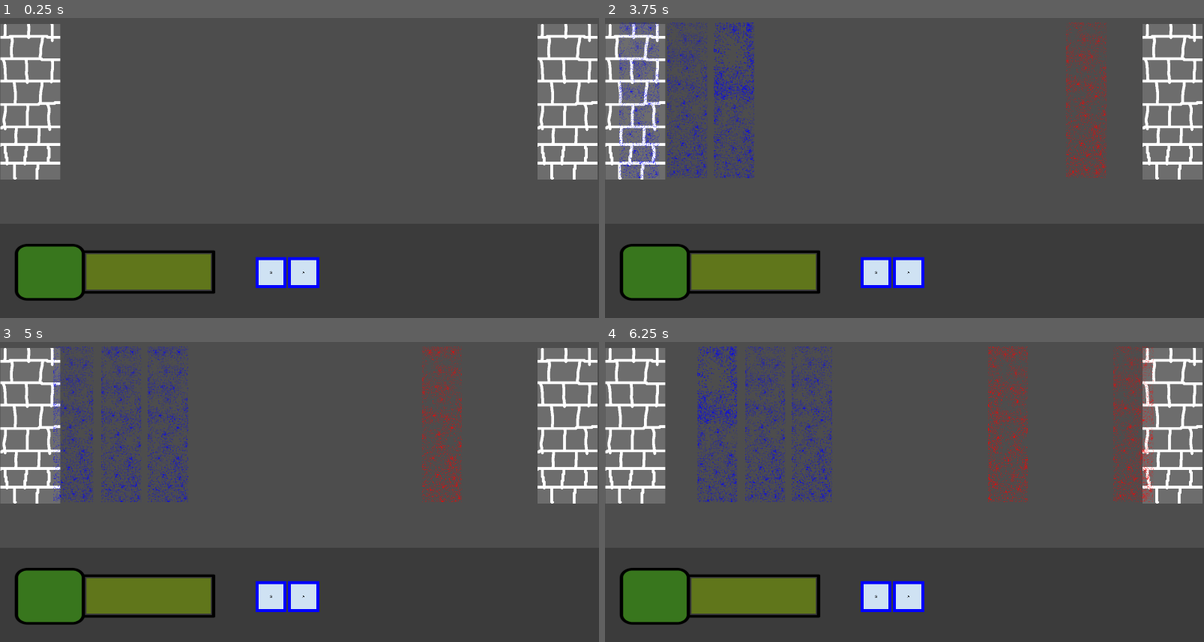
Above: before the commit, frames 1-4 (two rows, left to right).
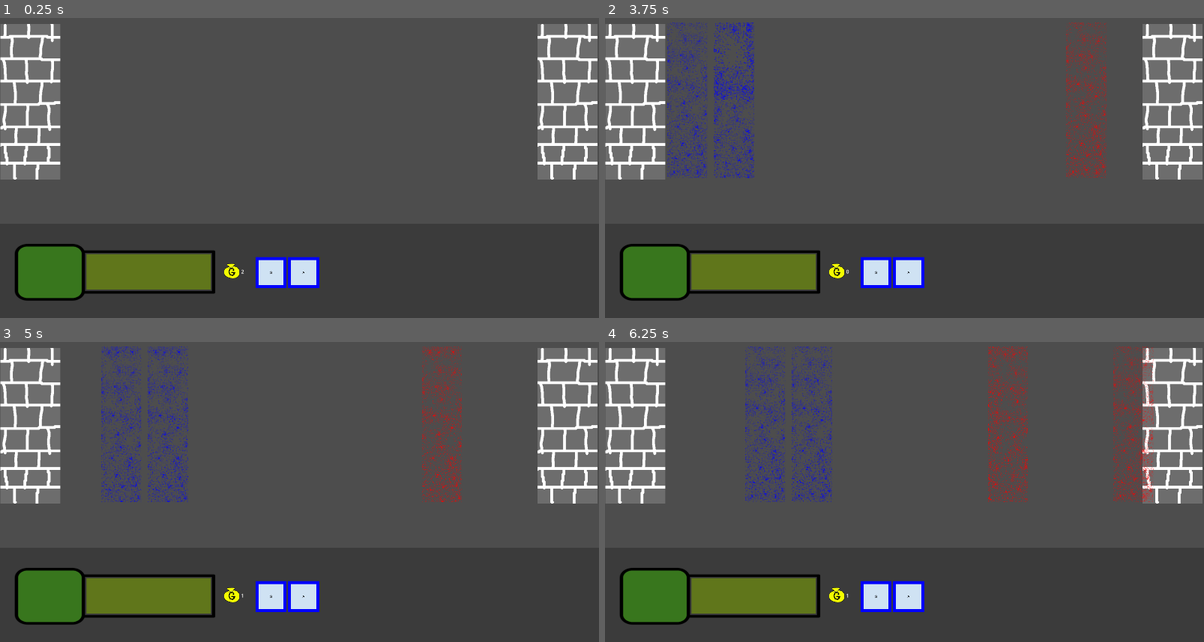
Above: after the commit, the same moments.

Repository: manufacturedba/ludumdare
Game: Godot game, scene res://Battlefield/playmat.tscn
The game is run twice, just before and just after one commit, with the same random seed, the same clock (stepped at 60 frames per second) and the same inputs.
Inputs (mouse positions are in pixels of both pictures, inside the frame that each line leads up to):
- Up to frame 1 (0.25 s): no input
- Up to frame 2 (3.75 s): click (874, 273) at 0.5 s; click (910, 273) at 1.27 s; click (874, 273) at 2 s; click (910, 273) at 2.77 s; click (874, 273) at 3.52 s
- Up to frame 3 (5 s): click (305, 597) at 4.27 s
- Up to frame 4 (6.25 s): no input

The runs differ from the first frame. In frame 1, 0.1% of the frame differs, in the area x 37-41%, y 81-87%; in frame 2, 1.1%; in frame 3, 1.1%; in frame 4, 1.2%, in the area x 15-41%, y 1-87%.
Error before the commit: Out of bounds get index '1' (on base: 'Dictionary') (res://Battlefield/player_unit_spawner.gd:18)

Commit message:
add economy

Diff:
--- a/project/Battlefield/Toolbar/toolbar.gd
+++ b/project/Battlefield/Toolbar/toolbar.gd
@@ -1,31 +1,31 @@
 extends Control
 
-var classes = CONSTANTS.CLASS_ENUM;
-
 var spawnButtonPreload := preload("res://Battlefield/Toolbar/UnitSpawnButton/UnitSpawnButton.tscn");
-var health := 0;
 var spawnButtons = [];
 var playerUnitTypes;
+var gold = 2;
+var income = 1;
 
 var unitDict = {
-	classes.SOLDIER: {
+	CONSTANTS.CLASS_ENUM.SOLDIER: {
 		"texture": "res://Battlefield/Toolbar/UnitSpawnButton/Textures/soldier.png",
 		"cost": 1,
-		"class": classes.SOLDIER
+		"class": CONSTANTS.CLASS_ENUM.SOLDIER
 	},
-	classes.ARCHER: {
+	CONSTANTS.CLASS_ENUM.ARCHER: {
 		"texture": "res://Battlefield/Toolbar/UnitSpawnButton/Textures/archer.png",
 		"cost": 2,
-		"class": classes.ARCHER
+		"class": CONSTANTS.CLASS_ENUM.ARCHER
 	},
 }
 
 @onready var healthbar = $MarginContainer/GridContainer/Healthbar/HealthbarProgress;
 @onready var buttonContainer = $MarginContainer/GridContainer/ButtonContainer;
 @onready var playerSpawner = $"../PlayerUnitSpawner";
+@onready var goldLabel = $"MarginContainer/GridContainer/ResourceContainer/Gold Label";
+@onready var goldTimer = $GoldTimer;
 
 # @onready var spawner = $Spawner;
-
 
 var buttonWidth := 100;
 var buttonOffset := 10;
@@ -39,13 +39,16 @@
 func _process(delta: float) -> void:
 	pass;
 
-func spawn(unit: int):
+func spawn(unit: CONSTANTS.CLASS_ENUM):
+	var cost = unitDict[unit].cost;
+	if (cost > gold):
+		return;
+	gold -= cost;
 	playerSpawner.spawnUnit(unit);
+	updateGold();
 
 func with(_playerUnitTypes: Array, _health: int):
 	playerUnitTypes = _playerUnitTypes;
-	health = _health;
-	#healthbar.health = 100;
 	var startingPosition := Vector2(0, 0);
 
 	for index in range(0, playerUnitTypes.size()):
@@ -58,14 +61,23 @@
 		spawnButtons.push_back(spawnButton);
 		buttonContainer.add_child(spawnButton);
 
+	updateGold();
 	return self;
 
 func updateLifePercent(percent: int) -> void:
 	healthbar.value = percent;
 
-func update(health, resource):
+func updateGold():
+	goldLabel.text = "%d" % gold;
 	for button in spawnButtons:
-		var unitType = button.unit.type;
+		var unitType = button.unit.class;
 		var cost = unitDict[unitType].cost;
-		if cost > resource:
+		if cost > gold:
 			button.disabled = true;
+		else:
+			button.disabled = false;
+
+
+func _on_gold_timer_timeout() -> void:
+	gold += income;
+	updateGold();
--- a/project/Battlefield/playmat.tscn
+++ b/project/Battlefield/playmat.tscn
@@ -10,6 +10,7 @@
 [ext_resource type="Texture2D" uid="uid://clqk7gbwtcmbf" path="res://Battlefield/Toolbar/Textures/background.png" id="8_1157n"]
 [ext_resource type="Texture2D" uid="uid://myfxt2bb6q1m" path="res://Battlefield/Toolbar/Textures/progress-bar-under.png" id="9_qsl1r"]
 [ext_resource type="Texture2D" uid="uid://btob66mabiw4" path="res://Battlefield/Toolbar/Textures/progress.png" id="10_2wasf"]
+[ext_resource type="Texture2D" uid="uid://cb8exapdwr7yd" path="res://Assets/Gold Bag.png" id="11_7gvjy"]
 
 [sub_resource type="RectangleShape2D" id="RectangleShape2D_rn0mq"]
 size = Vector2(189.875, 504)
@@ -99,7 +100,7 @@
 
 [node name="GridContainer" type="GridContainer" parent="Toolbar/MarginContainer"]
 layout_mode = 2
-columns = 2
+columns = 3
 
 [node name="Healthbar" type="Control" parent="Toolbar/MarginContainer/GridContainer"]
 layout_mode = 2
@@ -126,9 +127,36 @@
 nine_patch_stretch = true
 texture_progress = ExtResource("10_2wasf")
 
+[node name="ResourceContainer" type="Control" parent="Toolbar/MarginContainer/GridContainer"]
+layout_mode = 2
+size_flags_horizontal = 3
+size_flags_vertical = 3
+
+[node name="Gold Icon" type="TextureRect" parent="Toolbar/MarginContainer/GridContainer/ResourceContainer"]
+layout_mode = 2
+offset_left = 247.0
+offset_top = 9.0
+offset_right = 313.0
+offset_bottom = 75.0
+texture = ExtResource("11_7gvjy")
+expand_mode = 1
+
+[node name="Gold Label" type="RichTextLabel" parent="Toolbar/MarginContainer/GridContainer/ResourceContainer"]
+layout_mode = 0
+offset_left = 312.0
+offset_top = 35.0
+offset_right = 329.0
+offset_bottom = 59.0
+text = "0"
+
 [node name="ButtonContainer" type="GridContainer" parent="Toolbar/MarginContainer/GridContainer"]
 custom_minimum_size = Vector2(1000, 0)
 layout_mode = 2
-columns = 2
+columns = 10
+
+[node name="GoldTimer" type="Timer" parent="Toolbar"]
+wait_time = 4.0
+autostart = true
 
 [connection signal="timeout" from="EnemyUnitSpawner/EnemyUnitSpawnTimer" to="EnemyUnitSpawner" method="_on_enemy_unit_spawn_timer_timeout"]
+[connection signal="timeout" from="Toolbar/GoldTimer" to="Toolbar" method="_on_gold_timer_timeout"]
Binary file added: project/Assets/Gold Bag.aseprite
Binary file added: project/Assets/Gold Bag.png
Not shown, added: project/Assets/Gold Bag.png.import
Not shown: 1 places in project/Battlefield/playmat.tscn that only renumber resources
